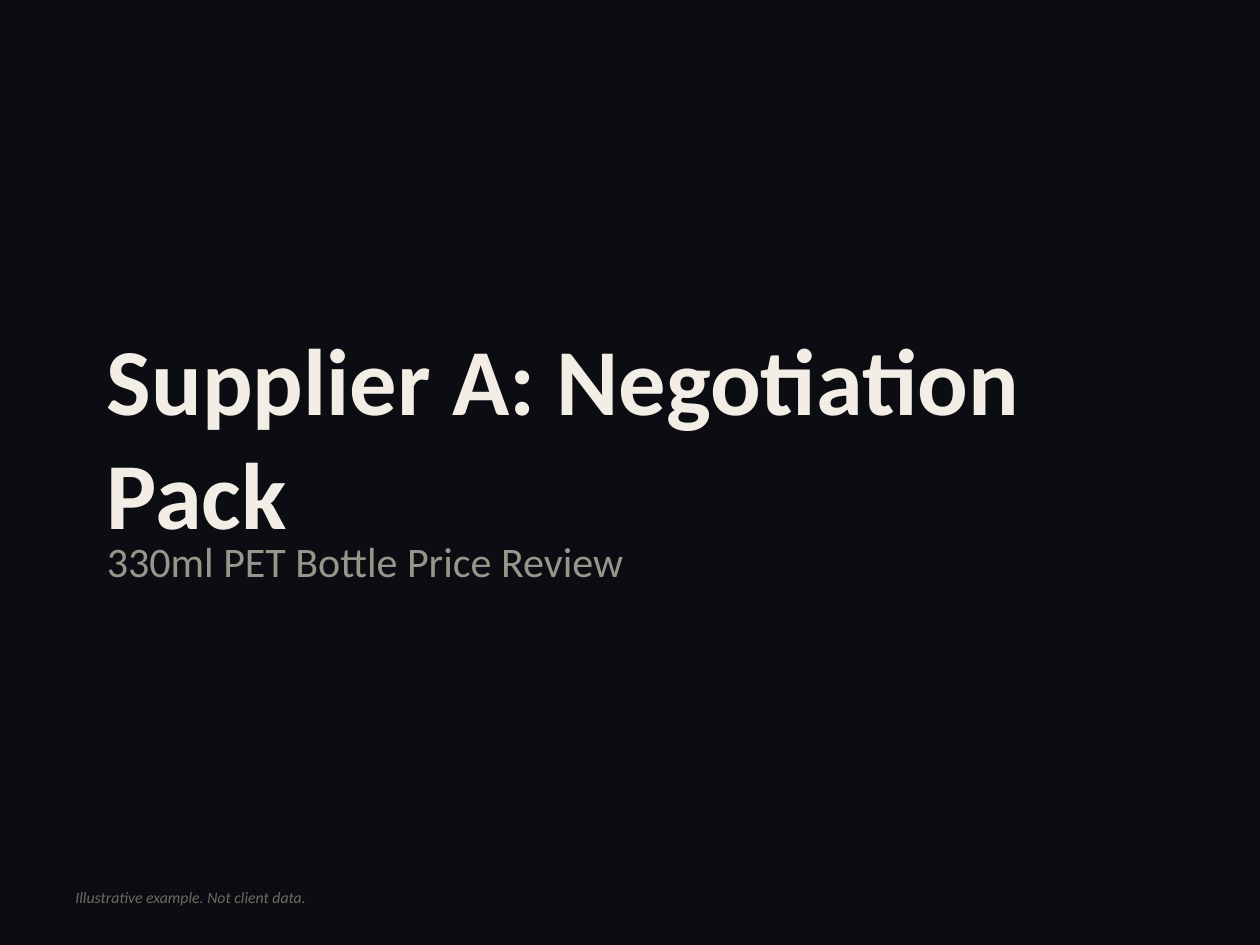
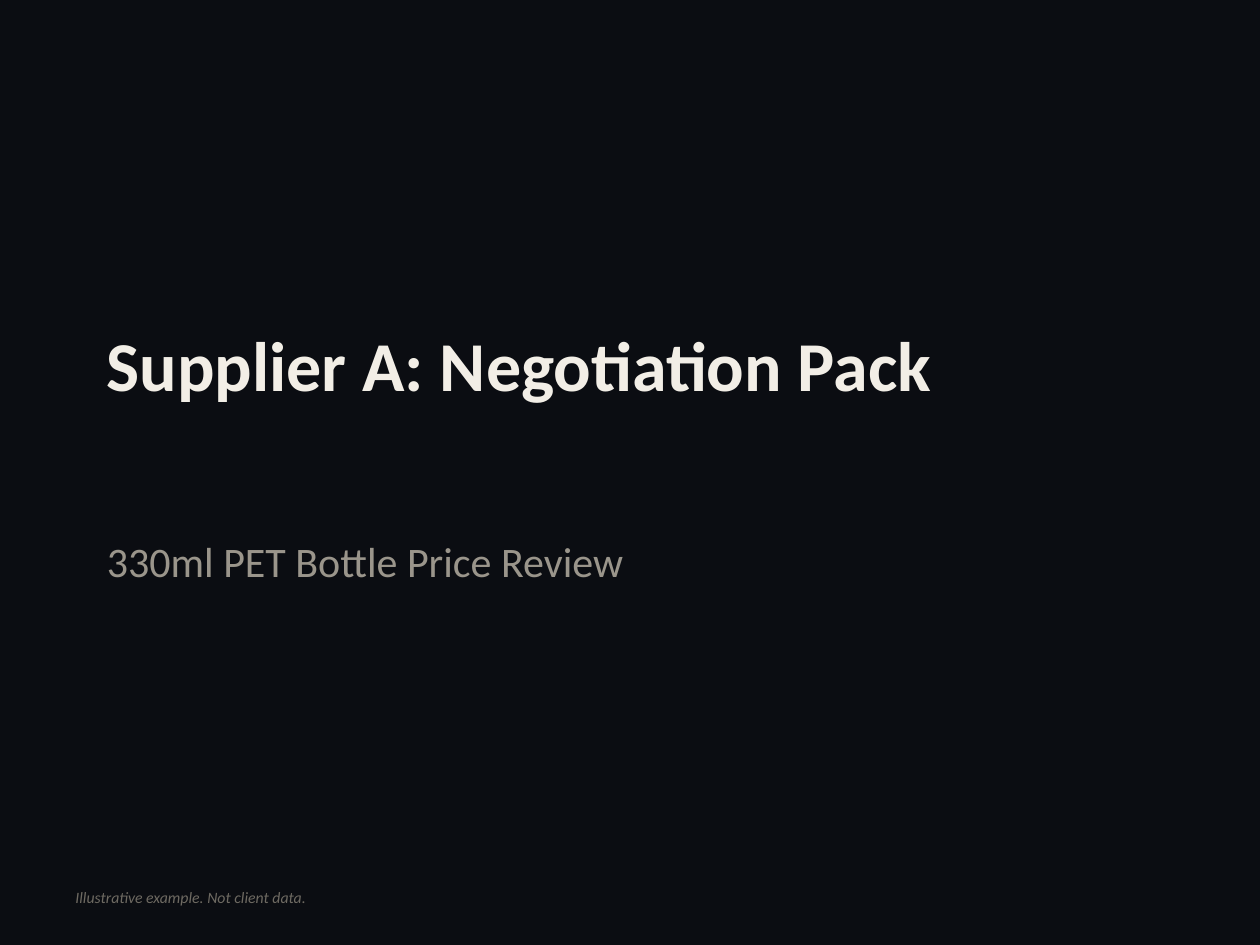
Before and after one commit to madhuys/procis, a slide deck: slide 1 of samples/procis-negotiation-pack.pptx. Drawn at 1260x945 pixels with LibreOffice and Linux fonts; fonts in the diff are those of the drawing. Boxes give left, top, right and bottom in pixels: in the first picture for what was removed or moved away, otherwise in the second. Text is boxed around its words. In the diff, an @@ line names an element or a change of style, - is before the commit and + after.

```diff
--- a/samples/procis-negotiation-pack.pptx
+++ b/samples/procis-negotiation-pack.pptx
@@ text "Supplier A: Negotiation Pack" at [107,341,931,403]: size 54 to 40 pt @@
```
Also in this commit, not shown: 6 other slides changed, 19 other files.
